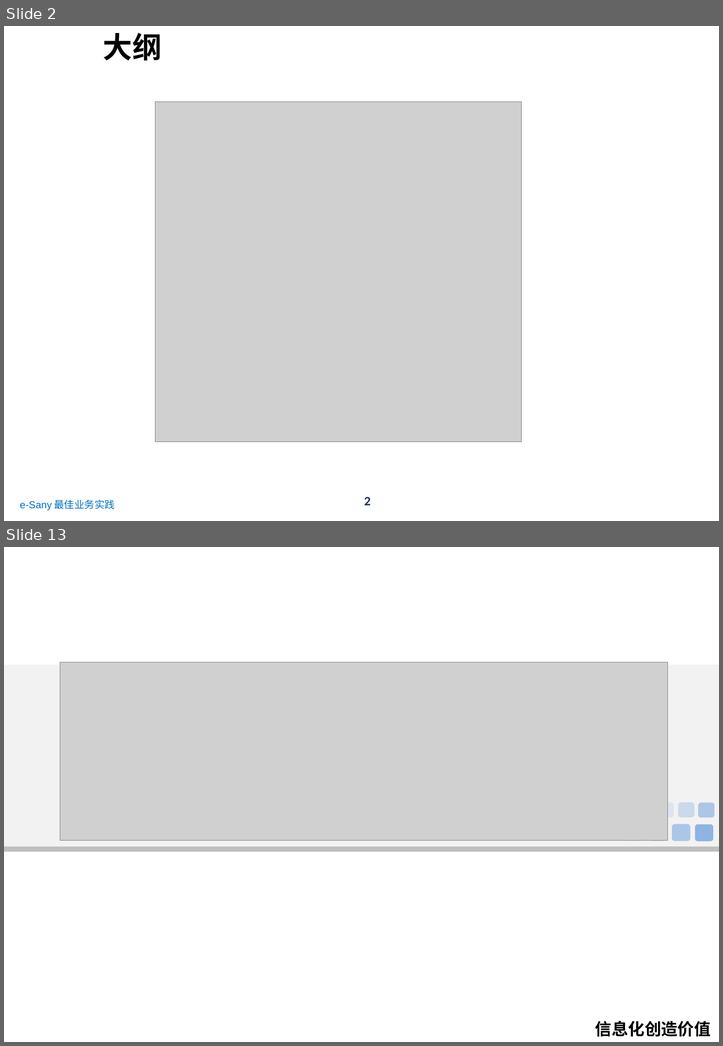
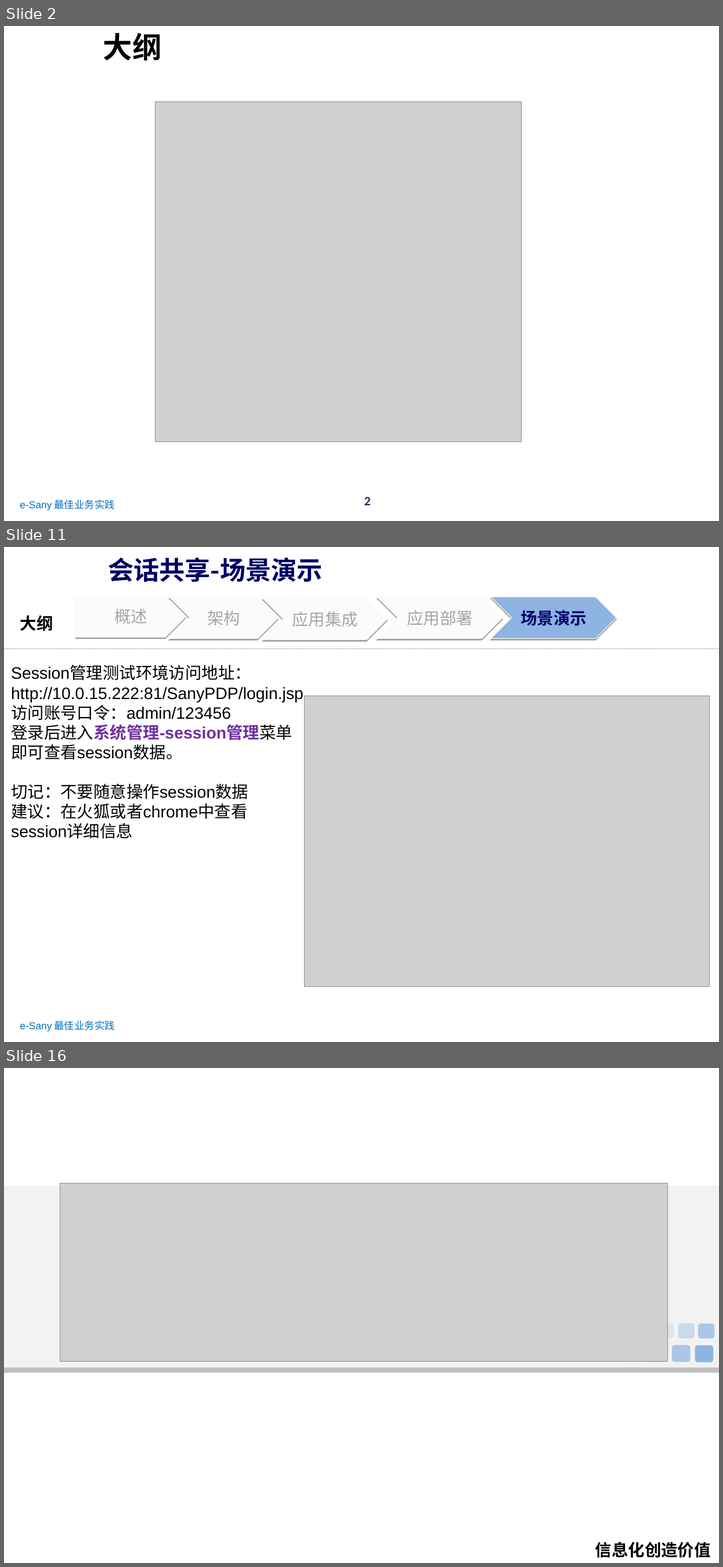
Before and after one commit to zhanght86/bboss-cms, a slide deck: 文档/SanyPDP平台会话共享介绍.ppt. Shown one above the other, each under a label of ours: slides 2 and 13 before the commit, slides 2, 11 and 16 after it; the slides between them are not shown. The pictures are 723x1046 and 723x1567 pixels, drawn with LibreOffice and Linux fonts; fonts in the diff are those of the drawing; grey boxes stand for pictures; background and template pictures are left out. Boxes give left, top, right and bottom in pixels: in the first picture for what was removed or moved away, otherwise in the second. Text is boxed around its words. In the diff, an @@ line names an element or a change of style, - is before the commit and + after.

Commit message:
完善登录失败提示信息 完善session管理文档 修复session共享bug

```diff
--- a/文档/SanyPDP平台会话共享介绍.ppt
+++ b/文档/SanyPDP平台会话共享介绍.ppt
@@ slide 11 added at box(4, 547, 719, 1042), background #FFFFFF; not listed: 1 template element that a slide beside it also shows @@
@@ text added at box(108, 557, 322, 582), 28 pt, text #000066, bold @@
+会话共享-场景演示
@@ free added at box(8, 592, 65, 654), 18 pt, text #000000, bold @@
+大纲
@@ freeform shape added at box(76, 596, 187, 637), fill #FCFBF9, outline #FCFBF9 0.74 pt, 18 pt, text #A6A6A6 @@
+概述
@@ freeform shape added at box(169, 597, 278, 639), fill #FCFBF9, outline #FCFBF9 0.74 pt, 18 pt, text #A6A6A6 @@
+架构
@@ freeform shape added at box(263, 599, 387, 640), fill #FCFBF9, outline #FCFBF9 0.74 pt, 18 pt, text #A6A6A6 @@
+应用集成
@@ freeform shape added at box(376, 597, 502, 639), fill #FCFBF9, outline #FCFBF9 0.74 pt, 18 pt, text #A6A6A6 @@
+应用部署
@@ freeform shape added at box(491, 597, 616, 639), fill #8EB4E3, outline #F8F7F3 0.74 pt, 18 pt, text #000066, bold @@
+场景演示
@@ line added from (4, 649) to (718, 649), #000000 0.26 pt dashed @@
@@ text added at box(11, 666, 303, 839), 18 pt, text #000000 @@
+Session管理测试环境访问地址：
+http://10.0.15.222:81/SanyPDP/login.jsp
+访问账号口令：admin/123456
+登录后进入系统管理-session管理菜单
+即可查看session数据。
+切记：不要随意操作session数据
+建议：在火狐或者chrome中查看 session详细信息
@@ picture added at box(304, 695, 709, 986) @@
@@ what was slide 13 is now slide 16 @@
```
Also in this commit, not shown: 10 slides changed, 2 other slides added, 9 other files.
